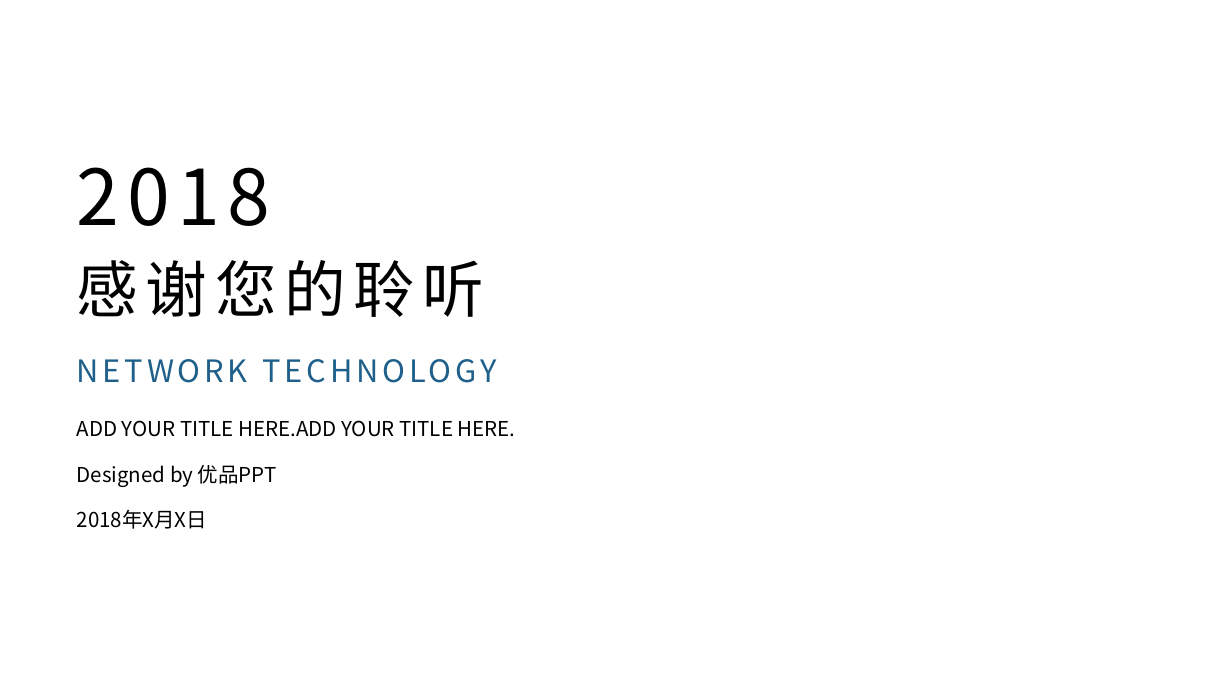
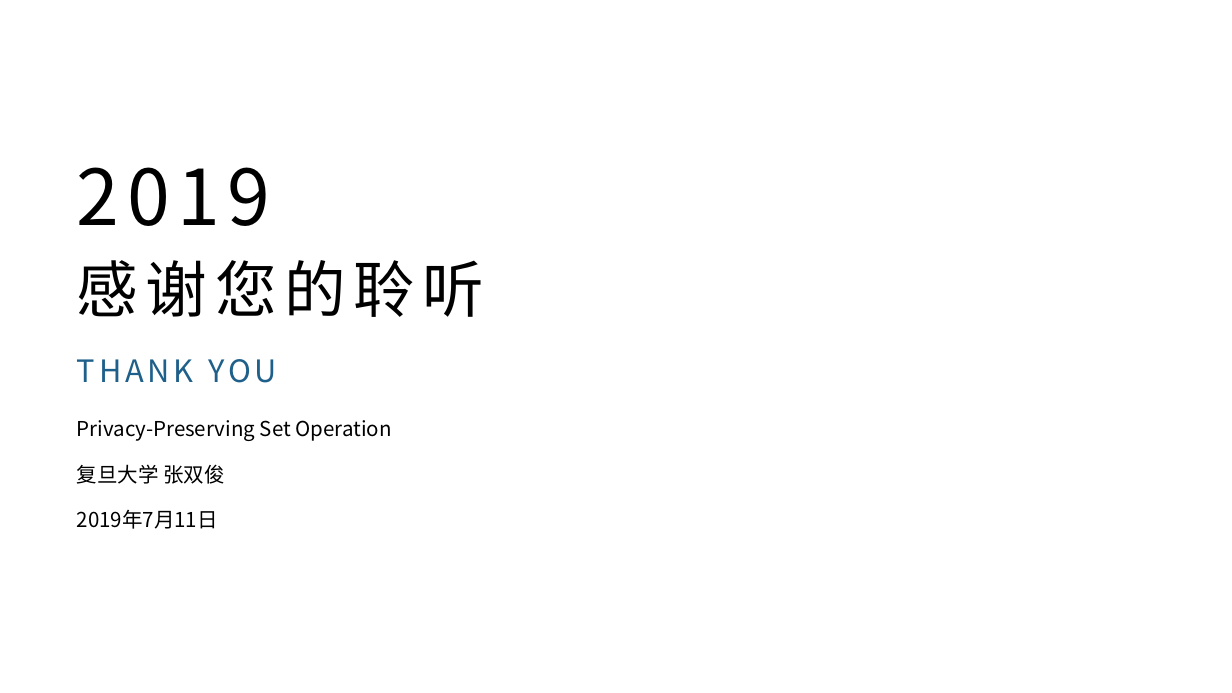
Before and after one commit to doublejun12/Slides, a slide deck: slide 33 of 集合求交.pptx (slide 37 before the commit). Drawn at 1232x693 pixels with LibreOffice and Linux fonts; fonts in the diff are those of the drawing; background and template pictures are left out. Boxes give left, top, right and bottom in pixels: in the first picture for what was removed or moved away, otherwise in the second. Text is boxed around its words. In the diff, an @@ line names an element or a change of style, - is before the commit and + after.

```diff
--- a/集合求交.pptx
+++ b/集合求交.pptx
@@ text at <box>77,167,271,226</box>: text changed @@
-2018
+2019
@@ text at <box>77,359,278,383</box>: text changed @@
-NETWORK TECHNOLOGY
+THANK YOU
@@ text at <box>77,420,391,441</box>: text changed @@
-ADD YOUR TITLE HERE.ADD YOUR TITLE HERE.
+Privacy-Preserving Set Operation
@@ text at <box>77,464,224,484</box>: text changed @@
-Designed by 优品PPT
+复旦大学 张双俊
@@ text at <box>77,510,218,529</box>: text changed @@
-2018年X月X日
+2019年7月11日
```
Also in this commit, not shown: 3 other slides changed, 4 slides added, 9 slides removed.
